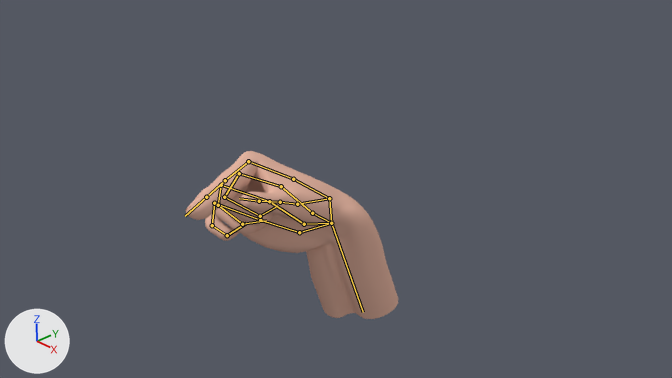
An edit to the Blender file Hand Models Blender/alphabet/G.blend, drawn before and after from the same camera.
Camera for both pictures: the file's camera 'Camera'. The lights are fixed; the arrows at lower left show +X, +Y and +Z. Both versions are drawn at the pose saved in each file; the numbers are the values there. The bones that bend it are drawn over the model as lines.
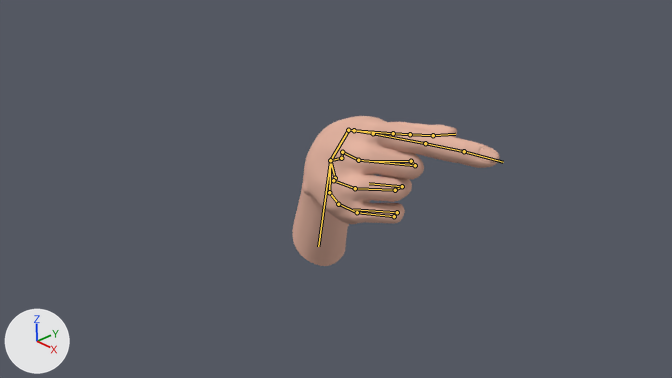
What differs and where, as boxes (x1, y1, x2, y2) in the pictures (672 x 378 px):
'Plane.004', posed (11% shorter)
    before: (185, 151, 398, 319)
    after: (293, 116, 499, 266)
bone 'wrist', root to tip
    before: (331, 223) to (363, 312)
    after: (330, 160) to (318, 246)
bone 'Bone.001', root to tip
    before: (331, 223) to (299, 232)
    after: (330, 160) to (329, 192)
bone 'Bone.007', root to tip
    before: (331, 223) to (304, 224)
    after: (330, 160) to (335, 178)
bone 'Bone.013', root to tip
    before: (331, 223) to (312, 213)
    after: (330, 160) to (341, 158)
bone 'Bone.019', root to tip
    before: (331, 223) to (329, 198)
    after: (330, 160) to (348, 130)

The change in detail:
Bone 'wrist' (bone_wrist) moves from (0.0, 0.0, 0.0) to (-0.178, -0.432, -0.002).
Bone 'wrist' (bone_wrist) turns from (-28, -44, 4) to (-13, 51, -8) degrees about its own x, y and z.
Bone 'Bone.001' (bone_bone_001) moves from (0.0, 0.0, 0.0) to (0.179, 0.256, -0.347).
Bone 'Bone.001' (bone_bone_001) turns from (69, 20, -25) to (31, -18, 60) degrees about its own x, y and z.
Bone 'Bone.007' (bone_bone_007) moves from (0.0, 0.0, 0.0) to (0.182, 0.37, -0.218).
Bone 'Bone.007' (bone_bone_007) turns from (70, 28, -15) to (22, -38, 54) degrees about its own x, y and z.
Bone 'Bone.013' (bone_bone_013) moves from (0.0, 0.0, 0.0) to (0.188, 0.417, 0.09).
Bone 'Bone.013' (bone_bone_013) turns from (76, 30, 9) to (38, -62, 6) degrees about its own x, y and z.
Bone 'Bone.019' (bone_bone_019) moves from (0.0, 0.0, 0.0) to (0.194, 0.224, 0.36).
Bone 'Bone.019' (bone_bone_019) turns from (78, 14, 26) to (62, -41, -53) degrees about its own x, y and z.
